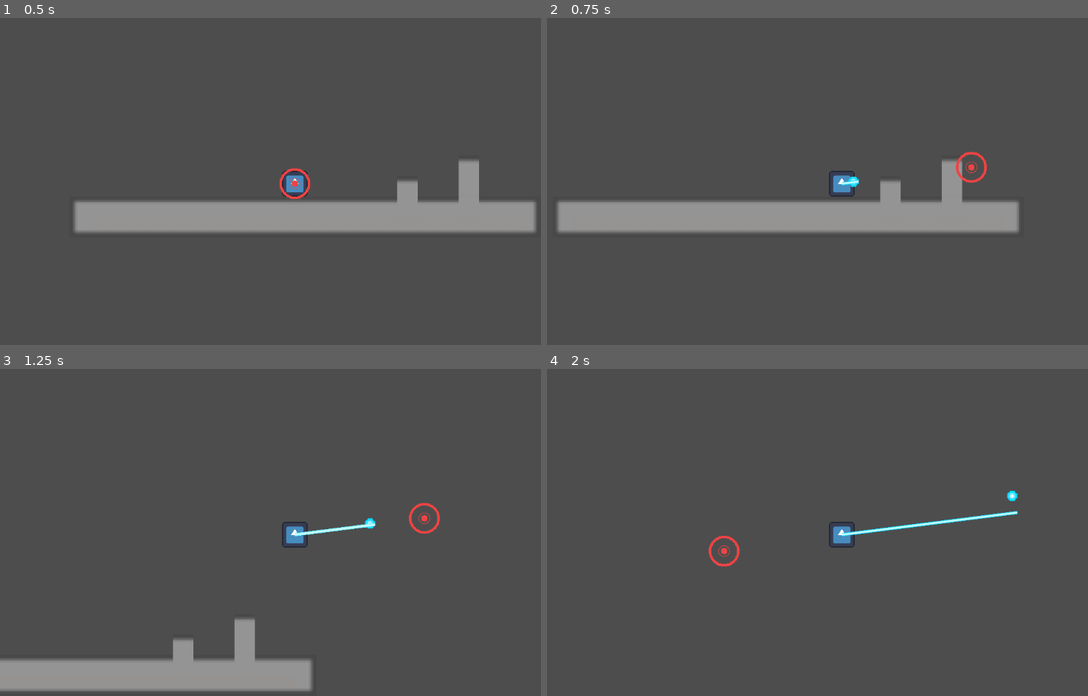
Above: before the commit, frames 1-4 (two rows, left to right).
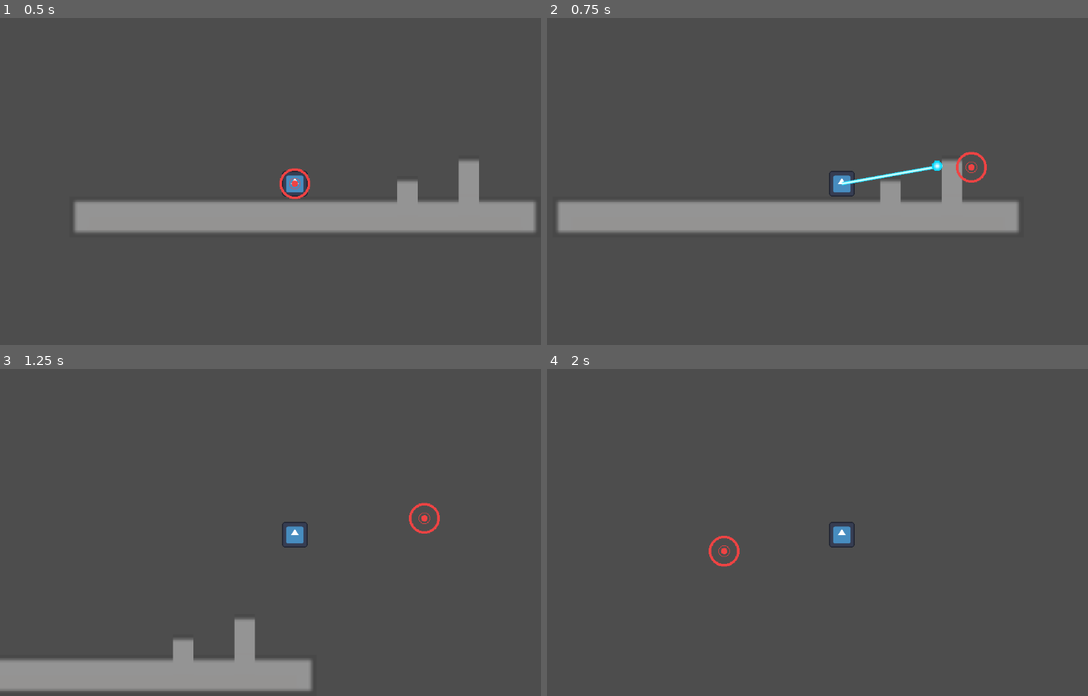
Above: after the commit, the same moments.

Repository: turtlestump/robot-game
Game: Godot game, scene res://Assets/Scenes/test.tscn
The game is run twice, just before and just after one commit, with the same random seed, the same clock (stepped at 60 frames per second) and the same inputs. The engine's default icon, where the game draws it, is replaced by a stand-in: a white triangle on a blue panel in a dark square.
Inputs (mouse positions are in pixels of both pictures, inside the frame that each line leads up to):
- Up to frame 1 (0.5 s): no input
- Up to frame 2 (0.75 s): tap Enter at 0.5 s; move the mouse to (968, 168) at 0.52 s; hold D (move_right) from 0.53 s (still down); right-click (968, 168) at 0.6 s
- Up to frame 3 (1.25 s): keep holding D (move_right); tap Space (jump) at 0.77 s
- Up to frame 4 (2 s): keep holding D (move_right); move the mouse to (725, 552) at 1.27 s; click (725, 552) at 1.35 s; tap Space (jump) at 1.52 s

Frame 1 is identical in both runs. In frame 2, 0.3% of the frame differs, in the area x 54-74%, y 43-52%; in frame 3, 0.2%; in frame 4, 0.4%, in the area x 54-88%, y 37-52%.

Commit message:
Grapple Head Fix

Diff:
--- a/Assets/Scenes/player.tscn
+++ b/Assets/Scenes/player.tscn
@@ -49,12 +49,12 @@
 
 [node name="Grapple" type="Node2D" parent="."]
 
-[node name="Sprite2D" type="Sprite2D" parent="Grapple"]
-texture = ExtResource("5_w3t24")
-
 [node name="Line2D" type="Line2D" parent="Grapple" node_paths=PackedStringArray("head")]
 material = SubResource("ShaderMaterial_lerqx")
 width = 2.5
 texture_mode = 2
 script = ExtResource("7_c3tg1")
-head = NodePath("../Sprite2D")
+head = NodePath("Sprite2D")
+
+[node name="Sprite2D" type="Sprite2D" parent="Grapple/Line2D"]
+texture = ExtResource("5_w3t24")
--- a/Assets/Scripts/grapple.gd
+++ b/Assets/Scripts/grapple.gd
@@ -7,7 +7,7 @@
 
 @export var head: Sprite2D
 @export var max_length: float = 150.0
-@export var extend_speed: float = 100.0
+@export var extend_speed: float = 600.0
 @export var retract_speed: float = 1200.0
 
 var extending: bool = false
@@ -47,11 +47,14 @@
 
 func extend(delta: float) -> void:
 	length += extend_speed * delta
-	to = from + direction * length
+	length = min(length, max_length)
+
+	# update direction to pivot toward the fixed hook point
+	direction = (to - from).normalized()
 
 	set_point_position(0, Vector2.ZERO)
 	set_point_position(1, direction * length)
-	head.global_position = to
+	head.global_position = from + direction * length
 
 	# Check length
 	if length >= max_length:
@@ -62,11 +65,13 @@
 func retract(delta:float) -> void:
 	length -= retract_speed * delta
 	length = max(length, 0.0)
-	to = from + direction * length
 
-	# set_point_position(0, Vector2.ZERO)
+	# update direction to pivot toward the fixed hook point
+	direction = (to - from).normalized()
+
+	set_point_position(0, Vector2.ZERO)
 	set_point_position(1, direction * length)
-	head.global_position = to
+	head.global_position = from + direction * length
 
 	if length <= 0.0:
 		visible = false
